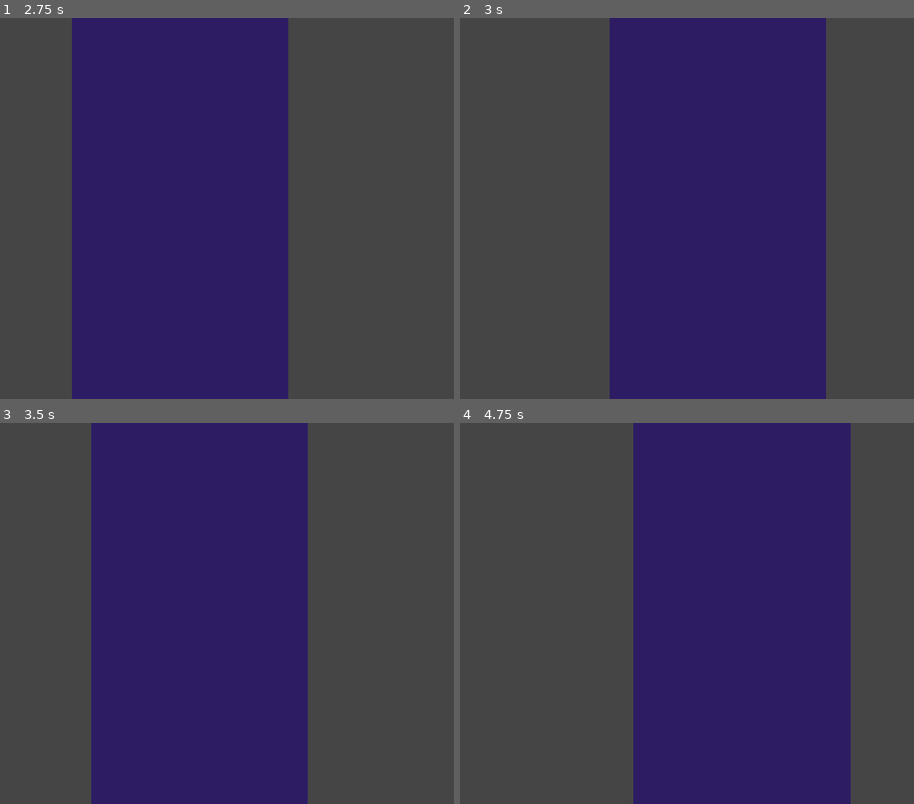
Above: before the commit, frames 1-4 (two rows, left to right).
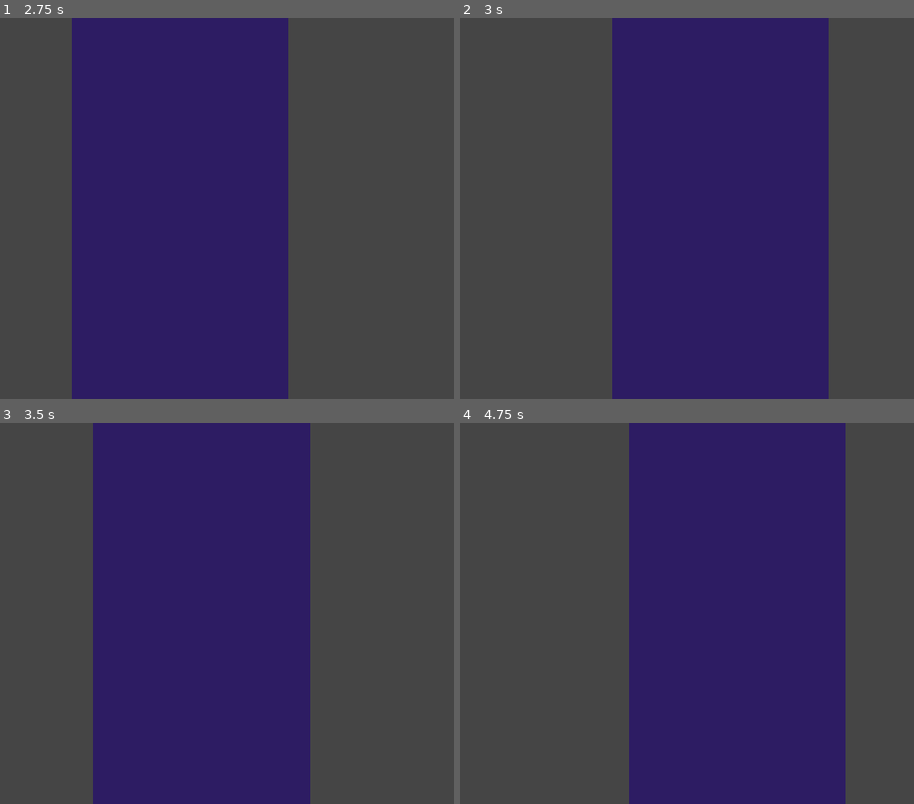
Above: after the commit, the same moments.

Repository: crissoll/Fail-Safe-Game-Jam
Game: Godot game, scene res://scenes/levels/basic_level.tscn
Two runs of this game, one before a commit and one after it. Both use one fixed random seed, a clock stepped at 60 frames per second and the inputs below.
Inputs:
- Up to frame 1 (2.75 s): tap Enter (reset_level) at 0.5, 2 s; hold D (right) 0.53-1.28 s; tap Space (switch_dimension) at 0.6, 1.35, 2.1 s; hold Up (slow_down) 1.28-2.03 s; hold D (right) from 2.03 s (still down)
- Up to frame 2 (3 s): keep holding D (right); tap Space (switch_dimension) at 2.85 s
- Up to frame 3 (3.5 s): keep holding D (right)
- Up to frame 4 (4.75 s): release D (right) at 3.53 s; hold A (left) from 3.53 s (still down); tap Space (switch_dimension) at 3.6, 4.35 s

Frame 1 is identical in both runs. In frame 2, 1.1% of the frame differs, in the area x 32-82%, y 0-100%; in frame 3, 0.9%; in frame 4, 2.0%, in the area x 37-87%, y 0-100%.

Commit message:
changed collision logic

Diff:
--- a/first-prototype----dropper-/project.godot
+++ b/first-prototype----dropper-/project.godot
@@ -58,7 +58,7 @@
 2d_physics/layer_2="walls"
 2d_physics/layer_3="insta-death"
 2d_physics/layer_4="player"
-2d_physics/layer_5="spirit-obstacle"
+2d_physics/layer_5="spirit"
 
 [physics]
 
--- a/first-prototype----dropper-/scenes/game-objects/obstacle.tscn
+++ b/first-prototype----dropper-/scenes/game-objects/obstacle.tscn
@@ -1,9 +1,14 @@
 [gd_scene format=3 uid="uid://boiq8madn315w"]
+
+[ext_resource type="Script" uid="uid://cikl756ql5glf" path="res://scripts/classes/obstacle.gd" id="1_r1dap"]
 
 [sub_resource type="RectangleShape2D" id="RectangleShape2D_u25ut"]
 size = Vector2(16, 16)
 
-[node name="obstacle" type="StaticBody2D" unique_id=1329070235]
+[node name="obstacle" type="Area2D" unique_id=1118835633]
+collision_layer = 0
+collision_mask = 8
+script = ExtResource("1_r1dap")
 
 [node name="CollisionShape2D" type="CollisionShape2D" parent="." unique_id=285459030]
 rotation = -1.5707964
--- a/first-prototype----dropper-/scenes/game-objects/spirit-obstacle.tscn
+++ b/first-prototype----dropper-/scenes/game-objects/spirit-obstacle.tscn
@@ -1,11 +1,15 @@
 [gd_scene format=3 uid="uid://d3f76t3h7lvo8"]
+
+[ext_resource type="Script" uid="uid://cikl756ql5glf" path="res://scripts/classes/obstacle.gd" id="1_ist31"]
 
 [sub_resource type="RectangleShape2D" id="RectangleShape2D_u25ut"]
 size = Vector2(16, 16)
 
-[node name="obstacle" type="StaticBody2D" unique_id=1329070235]
-collision_layer = 16
-collision_mask = 0
+[node name="obstacle" type="Area2D" unique_id=37867304]
+collision_layer = 0
+collision_mask = 16
+script = ExtResource("1_ist31")
+metadata/_custom_type_script = "uid://cikl756ql5glf"
 
 [node name="CollisionShape2D" type="CollisionShape2D" parent="." unique_id=285459030]
 rotation = -1.5707964
--- a/first-prototype----dropper-/scenes/levels/basic_level.tscn
+++ b/first-prototype----dropper-/scenes/levels/basic_level.tscn
@@ -24,7 +24,7 @@
 
 [node name="EmptyLevel" parent="." unique_id=2117120648 node_paths=PackedStringArray("player") instance=ExtResource("3_56njm")]
 width = 372.615
-height = 1450.585
+height = 1572.15
 player = NodePath("../player")
 
 [node name="player" parent="." unique_id=440862904 instance=ExtResource("1_m3wy8")]
--- a/first-prototype----dropper-/scenes/levels/empty_level.tscn
+++ b/first-prototype----dropper-/scenes/levels/empty_level.tscn
@@ -2,6 +2,7 @@
 
 [ext_resource type="Script" uid="uid://lb7lilwrqt06" path="res://scripts/classes/level.gd" id="1_h2s0c"]
 [ext_resource type="Script" uid="uid://co0gxbvtwug1x" path="res://scripts/classes/player_flip_area.gd" id="2_jdsy5"]
+[ext_resource type="Script" uid="uid://cikl756ql5glf" path="res://scripts/classes/obstacle.gd" id="3_1yjtr"]
 [ext_resource type="PackedScene" uid="uid://boiq8madn315w" path="res://scenes/game-objects/obstacle.tscn" id="3_jdsy5"]
 
 [sub_resource type="RectangleShape2D" id="RectangleShape2D_m03m6"]
@@ -32,10 +33,12 @@
 shape = SubResource("RectangleShape2D_m03m6")
 debug_color = Color(0.98500437, 0, 0.34261805, 0.41960785)
 
-[node name="LeftWall" type="StaticBody2D" parent="." unique_id=674436663]
+[node name="LeftWall" type="Area2D" parent="." unique_id=123936769]
 position = Vector2(-200, 0)
-collision_layer = 2
-collision_mask = 8
+collision_layer = 0
+collision_mask = 24
+script = ExtResource("3_1yjtr")
+metadata/_custom_type_script = "uid://cikl756ql5glf"
 
 [node name="CollisionShape2D" type="CollisionShape2D" parent="LeftWall" unique_id=1805657116]
 rotation = 1.5707964
@@ -49,10 +52,12 @@
 scale = Vector2(1, 1000)
 color = Color(0.2716817, 0.2716817, 0.2716817, 1)
 
-[node name="RightWall" type="StaticBody2D" parent="." unique_id=1963964952]
+[node name="RightWall" type="Area2D" parent="." unique_id=679402046]
 position = Vector2(200, 0)
 collision_layer = 2
 collision_mask = 8
+script = ExtResource("3_1yjtr")
+metadata/_custom_type_script = "uid://cikl756ql5glf"
 
 [node name="CollisionShape2D" type="CollisionShape2D" parent="RightWall" unique_id=901147639]
 rotation = -1.5707964
--- a/first-prototype----dropper-/scripts/classes/level.gd
+++ b/first-prototype----dropper-/scripts/classes/level.gd
@@ -4,8 +4,8 @@
 extends Node2D
 
 @onready var spawn_marker: Marker2D = $SpawnMarker
-@onready var left_wall: StaticBody2D = $LeftWall
-@onready var right_wall: StaticBody2D = $RightWall
+@onready var left_wall: Obstacle = $LeftWall
+@onready var right_wall: Obstacle = $RightWall
 @onready var flip_player_area: PlayerFlipArea = $FlipPlayerArea
 
 @export var width := 400.0:
@@ -36,5 +36,7 @@
 	player.spawn_pos = spawn_marker.position
 	player.reset()
 
+
+
 func _on_reverse_area_player_entered(player:Player) -> void:
 	player.reverse_fall()
--- /dev/null
+++ b/first-prototype----dropper-/scripts/classes/obstacle.gd
@@ -0,0 +1,7 @@
+class_name Obstacle
+extends Area2D
+
+func _process(delta: float) -> void:
+	for body in get_overlapping_bodies():
+		if body is Player:
+			body.apply_damage()
--- a/first-prototype----dropper-/scripts/classes/player.gd
+++ b/first-prototype----dropper-/scripts/classes/player.gd
@@ -50,9 +50,8 @@
 func switch_dimension() -> void:
 	spirit = !spirit
 	print(spirit)
-
-	set_collision_mask_value(1,!spirit)
-	set_collision_mask_value(5,spirit)
+	set_collision_layer_value(4,!spirit)
+	set_collision_layer_value(5,spirit)
 	update_spirit_form()
 
 
@@ -84,5 +83,5 @@
 	elif(abs(linear_velocity.y) < max_y_speed):
 		linear_velocity.y += (1 - 2 * int(upside_down)) * g * delta
 
-	if(get_contact_count()):
-		reset()
+func apply_damage():
+	reset()
Not shown, added: first-prototype----dropper-/scripts/classes/obstacle.gd.uid
